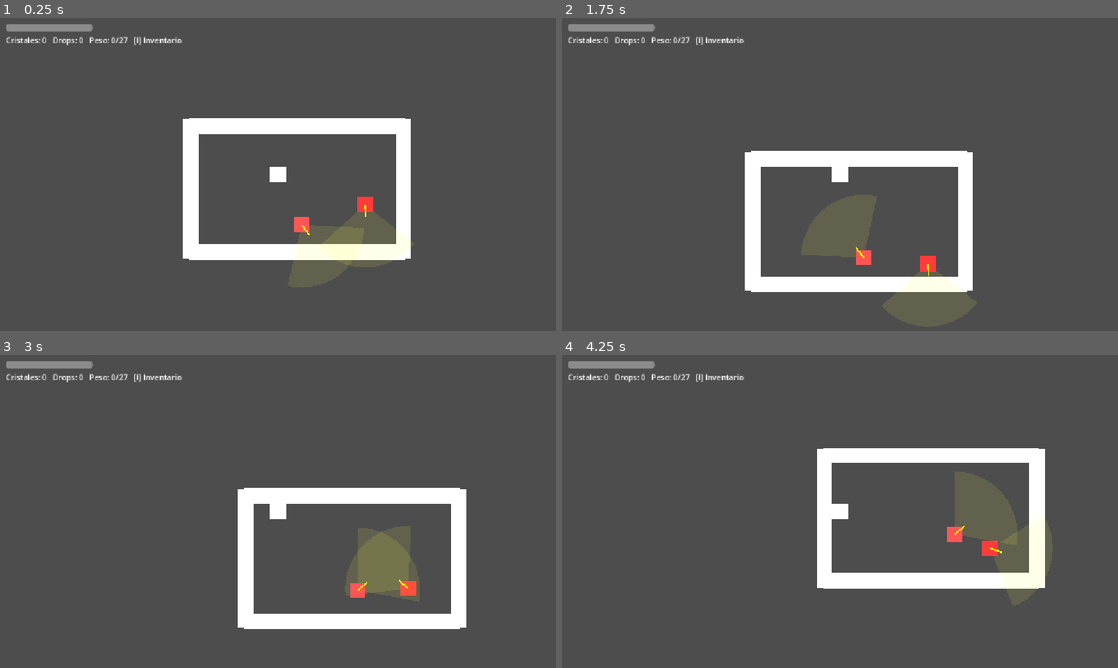
Above: before the commit, frames 1-4 (two rows, left to right).
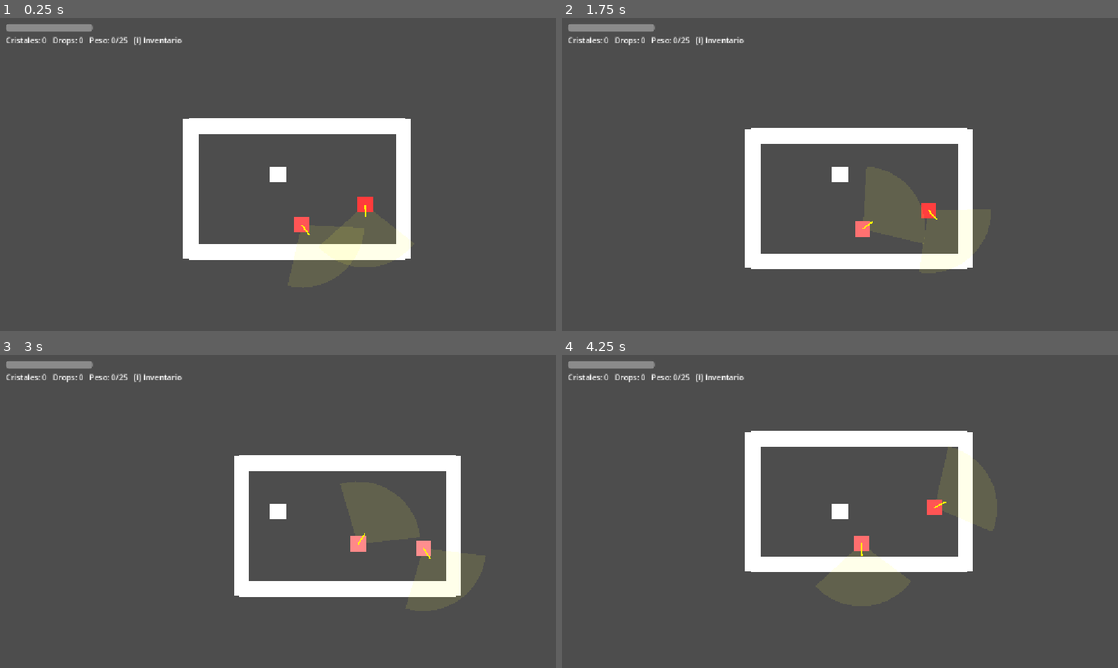
Above: after the commit, the same moments.

Repository: FurrionHD/prototipo-rpg-mazmorras
Game: Godot game, scene res://scenes/levels/main.tscn
The game is run twice, just before and just after one commit, with the same random seed, the same clock (stepped at 60 frames per second) and the same inputs.
Inputs:
- Up to frame 1 (0.25 s): no input
- Up to frame 2 (1.75 s): tap Enter at 0.5 s; hold W (move_up) from 0.53 s (still down); tap U at 0.6 s; tap Space at 0.77, 1.52 s; tap H at 0.8, 1.35 s; tap R at 1.55 s
- Up to frame 3 (3 s): release W (move_up) at 2.03 s; hold A (move_left) from 2.03 s (still down); tap R at 2.1 s; tap U at 2.3, 2.85 s
- Up to frame 4 (4.25 s): tap Space at 3.02, 3.77 s; tap H at 3.05, 3.6 s; release A (move_left) at 3.53 s; hold S (move_down) from 3.53 s (still down); tap R at 3.8 s

The runs differ from the first frame. In frame 1, less than 0.1% of the frame differs, in the area x 22-23%, y 6-8%; in frame 2, 8.2%; in frame 3, 11%; in frame 4, 12%, in the area x 22-87%, y 6-75%.

Commit message:
Subida de habilidades (Excelia estilo DanMachi) + ajuste de dificultad
Las 5 habilidades suben con el USO: valor interno (float) que crece con
rendimientos decrecientes y dificultad relativa (enemigo/accion facil sube
poco); lo visible (combate/capacidad) solo se aplica al "actualizar estado".
Fuentes: Fuerza (atacar / cargar peso en sobrecarga por distancia), Agilidad
(correr cerca de enemigo), Resistencia (recibir golpes), Destreza (minijuego).
Jugador empieza a 0. Teclas dev: U actualizar estado, H curar, R respawn.
HUD (I) muestra visible/interno. Slime debilitado (habilidades ~125, cristales
1-3) y stats base de enemigo mas bajas para el arranque a 0.

Co-Authored-By: Claude Opus 4.8 <noreply@anthropic.com>

Diff:
--- a/scripts/actors/enemy/enemy_data.gd
+++ b/scripts/actors/enemy/enemy_data.gd
@@ -15,10 +15,10 @@
 
 # --- Combate: nivel + habilidades DanMachi (0-999) ---
 @export var level: int = 1
-@export_range(0, 999) var fuerza: int = 80
-@export_range(0, 999) var resistencia: int = 70
-@export_range(0, 999) var destreza: int = 30
-@export_range(0, 999) var agilidad: int = 60
+@export_range(0, 999) var fuerza: int = 40
+@export_range(0, 999) var resistencia: int = 35
+@export_range(0, 999) var destreza: int = 20
+@export_range(0, 999) var agilidad: int = 30
 @export_range(0, 999) var magia: int = 0
 
 # --- Combate: MULTIPLICADORES de la base COMUN (Game.enemy_base_*) ---
@@ -38,8 +38,8 @@
 # El cristal sale en una categoria aleatoria dentro de esta franja (mayor
 # categoria = mas valioso). La CALIDAD (intacto/dañado/roto) la decide el
 # minijuego de extraccion. El slime, p.ej., da categoria 3-5.
-@export var crystal_category_min: int = 3
-@export var crystal_category_max: int = 5
+@export var crystal_category_min: int = 1
+@export var crystal_category_max: int = 3
 
 # --- Extraccion (minijuego, Fase 5) ---
 # Pulsaciones base necesarias (slime 3; enemigos avanzados 4-5).
--- a/scripts/actors/player/player.gd
+++ b/scripts/actors/player/player.gd
@@ -53,10 +53,19 @@
 # Barra de aguante (se crea por codigo, ver _crear_barra_aguante).
 var _stamina_bar: ProgressBar = null
 
+# Excelia (subida de habilidades por uso): distancia recorrida para Fuerza
+# (cargando en sobrecarga) y Agilidad (corriendo cerca de un enemigo).
+var _last_pos: Vector2 = Vector2.ZERO
+var _dist_overload: float = 0.0
+var _dist_run: float = 0.0
+const _DIST_TICK := 64.0        # px recorridos por cada "tick" de ganancia
+const _AGILIDAD_RANGE := 220.0  # correr solo cuenta con un enemigo a este rango
+
 
 func _ready() -> void:
 	_stamina_bar = _crear_barra_aguante()
 	add_child(preload("res://scripts/ui/hud.gd").new())  # HUD de inventario
+	_last_pos = global_position
 
 	# Aguante maximo segun las stats del jugador (Resistencia y Agilidad).
 	max_stamina = base_stamina \
@@ -119,6 +128,27 @@
 	velocity = direction * speed
 	move_and_slide()
 
+	# --- Excelia: subida de habilidades por uso (interno; se aplica en el hogar) ---
+	var moved: float = global_position.distance_to(_last_pos)
+	_last_pos = global_position
+
+	# Fuerza: cargar peso EN SOBRECARGA, solo mientras te MUEVES (no pasivo).
+	if moved > 0.0 and Game.esta_sobrecargado():
+		_dist_overload += moved
+		while _dist_overload >= _DIST_TICK:
+			_dist_overload -= _DIST_TICK
+			var over: float = Game.ratio_carga() - Game.overload_threshold
+			Game.ganar("fuerza", clampf(over * 5.0, 0.0, Game.RETO_MAX), Game.GAIN_FUERZA_PESO)
+
+	# Agilidad: CORRER cerca de un enemigo (correr sin enemigos no sirve).
+	if moved > 0.0 and movement_mode == 2:
+		var enemigo: Node = _enemigo_cercano_agilidad()
+		if enemigo != null:
+			_dist_run += moved
+			while _dist_run >= _DIST_TICK:
+				_dist_run -= _DIST_TICK
+				Game.ganar("agilidad", Game.reto(_poder_enemigo_nodo(enemigo)), Game.GAIN_AGILIDAD_CORRER)
+
 	# Ataque hacia delante para iniciar combate (sin tener que tocar al enemigo).
 	var atk: bool = Input.is_key_pressed(KEY_SPACE)
 	if atk and not _attack_was_pressed:
@@ -135,6 +165,30 @@
 # True si estamos agotados (lo consulta el enemigo para atacar al instante).
 func is_exhausted() -> bool:
 	return _exhausted
+
+
+# Enemigo vivo mas cercano dentro del rango (para la Agilidad al correr).
+func _enemigo_cercano_agilidad() -> Node:
+	var best: float = INF
+	var nearest: Node = null
+	for e in get_tree().get_nodes_in_group("enemy"):
+		if not is_instance_valid(e):
+			continue
+		var d: float = global_position.distance_to(e.global_position)
+		if d <= _AGILIDAD_RANGE and d < best:
+			best = d
+			nearest = e
+	return nearest
+
+
+# Poder de un enemigo (suma de habilidades base × su poder) para el "reto".
+func _poder_enemigo_nodo(e: Node) -> float:
+	if e == null or not is_instance_valid(e) or e.data == null:
+		return 0.0
+	var p: float = 1.0
+	if "current_power" in e:
+		p = e.current_power
+	return float(e.data.suma_habilidades_base()) * p
 
 
 # Busca un enemigo justo enfrente y muy cerca; si lo hay, inicia el combate
--- a/scripts/core/game.gd
+++ b/scripts/core/game.gd
@@ -10,11 +10,13 @@
 
 # --- Stats del jugador (de momento fijas aqui; luego vendran de su .tres) ---
 var player_level: int = 1
-var player_fuerza: int = 120
-var player_resistencia: int = 90
-var player_destreza: int = 60
-var player_agilidad: int = 110
-var player_magia: int = 20
+# Habilidades VISIBLES (las que usa el combate/capacidad). Empiezan a 0 y solo
+# se actualizan al "volver al hogar" (tecla U -> actualizar_estado()).
+var player_fuerza: int = 0
+var player_resistencia: int = 0
+var player_destreza: int = 0
+var player_agilidad: int = 0
+var player_magia: int = 0
 var player_base_hp: float = 50.0
 var player_base_attack: float = 5.0
 var player_base_defense: float = 5.0
@@ -22,11 +24,31 @@
 # Vida actual (persiste entre combates). -1 = aun no inicializada (= llena).
 var player_current_hp: int = -1
 
+# --- Subida de habilidades (Excelia estilo DanMachi) ---
+# Valor INTERNO (float) que sube con el uso. Lo visible (player_*) solo se
+# sincroniza al "actualizar estado" (hogar). Rendimientos decrecientes segun
+# el interno; dificultad relativa (enemigo/accion facil = sube poco).
+var ability_internal: Dictionary = {
+	"fuerza": 0.0, "resistencia": 0.0, "destreza": 0.0, "agilidad": 0.0, "magia": 0.0}
+const DIMINISH_K := 0.06           # mas alto = sube mas lento al ir teniendo mas
+const RETO_MAX := 3.0              # tope de dificultad relativa
+const PODER_JUGADOR_SUELO := 10.0  # suelo para no dividir por 0 a nivel 0
+# Ganancias base por fuente (ajustables).
+const GAIN_FUERZA_ATAQUE := 0.25
+const GAIN_FUERZA_PESO := 0.4
+const GAIN_AGILIDAD_CORRER := 0.4
+const GAIN_RESISTENCIA_GOLPE := 0.3
+const GAIN_DESTREZA_MINIJUEGO := 1.0
+
+# Dificultad del ultimo minijuego de extraccion (para la ganancia de Destreza).
+var _last_extraction_zone: float = 0.13
+var _last_extraction_hits: int = 3
+
 # Base de combate COMUN para los enemigos (los diferencia sus HABILIDADES).
 # Cada EnemyData la ajusta con multiplicadores de arquetipo (por defecto 1.0).
-var enemy_base_hp: float = 40.0
-var enemy_base_attack: float = 4.0
-var enemy_base_defense: float = 5.0
+var enemy_base_hp: float = 28.0
+var enemy_base_attack: float = 3.0
+var enemy_base_defense: float = 3.0
 var enemy_base_speed: float = 4.0
 
 var _combat_scene: PackedScene = preload("res://scenes/ui/combat.tscn")
@@ -124,6 +146,52 @@
 	return 1.0 - penalty
 
 
+# --- Subida de habilidades ---
+
+# Suma una ganancia al INTERNO de una habilidad, con rendimientos decrecientes.
+func ganar(abil: String, reto_val: float, base: float) -> void:
+	if not ability_internal.has(abil):
+		return
+	var interno: float = ability_internal[abil]
+	var gain: float = base * clampf(reto_val, 0.0, RETO_MAX) / (1.0 + interno * DIMINISH_K)
+	ability_internal[abil] = interno + gain
+
+# Poder del jugador (suma de visibles) con un suelo para no dividir por 0.
+func poder_jugador_eff() -> float:
+	var suma: float = float(player_fuerza + player_resistencia + player_destreza
+		+ player_agilidad + player_magia)
+	return maxf(suma, PODER_JUGADOR_SUELO)
+
+# Dificultad relativa: enemigo/accion facil respecto a ti = poco.
+func reto(poder_enemigo: float) -> float:
+	return clampf(poder_enemigo / poder_jugador_eff(), 0.0, RETO_MAX)
+
+# "Actualizar estado" (hogar / tu dios): aplica lo INTERNO a lo VISIBLE.
+func actualizar_estado() -> void:
+	player_fuerza = floori(ability_internal["fuerza"])
+	player_resistencia = floori(ability_internal["resistencia"])
+	player_destreza = floori(ability_internal["destreza"])
+	player_agilidad = floori(ability_internal["agilidad"])
+	player_magia = floori(ability_internal["magia"])
+	print("=== ESTADO ACTUALIZADO ===  F:", player_fuerza, " R:", player_resistencia,
+		" D:", player_destreza, " A:", player_agilidad, " M:", player_magia)
+
+
+# Teclas de DESARROLLO (temporales): U actualizar estado, H cura, R respawn.
+func _input(event: InputEvent) -> void:
+	if not (event is InputEventKey and event.pressed and not event.echo):
+		return
+	match (event as InputEventKey).keycode:
+		KEY_U:
+			actualizar_estado()
+		KEY_H:
+			player_current_hp = -1  # se rellena a tope en el proximo combate
+			print("[dev] Vida al 100%")
+		KEY_R:
+			print("[dev] Respawn: recargando la mazmorra")
+			get_tree().reload_current_scene()
+
+
 # Abre el combate contra un enemigo de la mazmorra.
 func start_combat(enemy_node: Node, enemy_data: EnemyData, enemy_initiated: bool) -> void:
 	if _active_enemy != null or enemy_data == null:
@@ -180,6 +248,9 @@
 	# Zona: escala con tu Destreza respecto a la "esperada" del enemigo (con topes).
 	var req: int = maxi(1, data.extraction_req_destreza)
 	var zone_ratio: float = clampf(0.13 * float(eff_destreza) / float(req), 0.05, 0.35)
+	# Guardamos la dificultad para la ganancia de Destreza al terminar.
+	_last_extraction_zone = zone_ratio
+	_last_extraction_hits = required_hits
 	# Marcador mas rapido cuanto mas profundo el piso, y acelera por acierto.
 	var marker_speed: float = 0.8 + float(current_floor - 1) * 0.08
 	var speed_step: float = 0.15
@@ -212,6 +283,11 @@
 		crystals.append(cristal)
 		print("Obtienes cristal categoria ", cristal.categoria,
 			" (", cristal.calidad_texto(), "). Total: ", crystals.size())
+		# Destreza: subes mas cuanto mas dificil era el minijuego (zona pequeña
+		# + mas pulsaciones). Facil = poco.
+		var dificultad: float = clampf((0.13 / _last_extraction_zone)
+			* (float(_last_extraction_hits) / 3.0), 0.0, RETO_MAX)
+		ganar("destreza", dificultad, GAIN_DESTREZA_MINIJUEGO)
 	else:
 		print("El cristal se rompio: lo has perdido.")
 
--- a/scripts/ui/combat.gd
+++ b/scripts/ui/combat.gd
@@ -165,6 +165,8 @@
 
 	var dmg := StatsMath.damage(_player.atk(), _enemy.def_value())
 	_enemy.take_damage(dmg)
+	# Excelia: atacar sube Fuerza (arma_factor = 1.0 placeholder hasta tener equipo).
+	Game.ganar("fuerza", Game.reto(_poder_enemigo()) * 1.0, Game.GAIN_FUERZA_ATAQUE)
 	_set_log("%s ataca por %d de daño." % [_player.nombre, dmg])
 	_update_hp()
 	_attack_button.disabled = true
@@ -182,6 +184,8 @@
 func _enemy_turn() -> void:
 	var dmg := StatsMath.damage(_enemy.atk(), _player.def_value())
 	_player.take_damage(dmg)
+	# Excelia: recibir golpes sube Resistencia.
+	Game.ganar("resistencia", Game.reto(_poder_enemigo()), Game.GAIN_RESISTENCIA_GOLPE)
 	_set_log("%s te ataca por %d de daño." % [_enemy.nombre, dmg])
 	_update_hp()
 
@@ -204,6 +208,14 @@
 	_log.text = texto
 
 
+# Poder del enemigo (suma de sus habilidades) para la dificultad relativa.
+func _poder_enemigo() -> float:
+	if _enemy == null or _enemy.abilities == null:
+		return 0.0
+	var a: Abilities = _enemy.abilities
+	return float(a.fuerza + a.resistencia + a.destreza + a.agilidad + a.magia)
+
+
 # Crea la linea de orden de turnos (banda horizontal en la zona media).
 func _crear_timeline() -> void:
 	_timeline = preload("res://scripts/ui/turn_timeline.gd").new()
--- a/scripts/ui/hud.gd
+++ b/scripts/ui/hud.gd
@@ -79,4 +79,15 @@
 	s += "\nPESO: %d / %d" % [roundi(Game.peso_actual()), roundi(Game.capacidad_carga())]
 	if Game.esta_sobrecargado():
 		s += "   (SOBRECARGADO: vas mas lento)"
+
+	# Habilidades: valor VISIBLE (en combate) / INTERNO (acumulado por uso).
+	var ai: Dictionary = Game.ability_internal
+	s += "\n\nHABILIDADES (visible / interno):\n"
+	s += "  Fuerza:     %d / %.1f\n" % [Game.player_fuerza, ai["fuerza"]]
+	s += "  Resistencia:%d / %.1f\n" % [Game.player_resistencia, ai["resistencia"]]
+	s += "  Destreza:   %d / %.1f\n" % [Game.player_destreza, ai["destreza"]]
+	s += "  Agilidad:   %d / %.1f\n" % [Game.player_agilidad, ai["agilidad"]]
+	s += "  Magia:      %d / %.1f\n" % [Game.player_magia, ai["magia"]]
+	s += "\n[U] actualizar estado (hogar)   [H] curar 100%   [R] respawn"
+
 	_list.text = s
